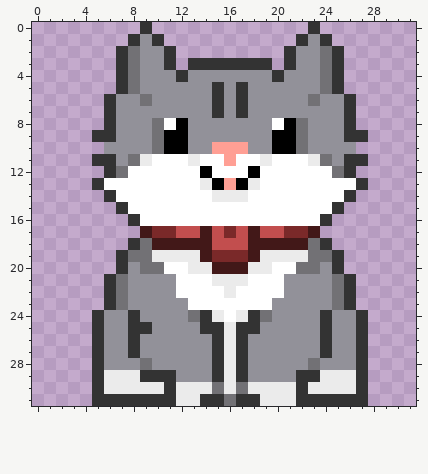
Edited in one commit: pixel-art sprite (Assets/Sprites/gato/Parado_Frente_01.png). Above is the file before it was changed.
The file is 32x32 pixels. Colours within 5 levels of each other are drawn and written as one.
After the commit:
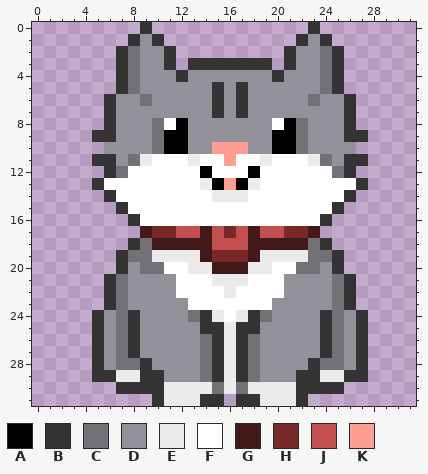
Palette (. is transparent): A #000000  B #333333  C #727175  D #929199  E #ebebeb  F #ffffff  G #421818  H #7a2929  J #c24e4e  K #ff9f94
Diff:
{"y":24,"x":7,"old":"D","new":"C"}
{"y":24,"x":25,"old":"D","new":"C"}
{"y":25,"x":7,"old":"D","new":"C"}
{"y":25,"x":9,"old":"B","new":"D"}
{"y":25,"x":25,"old":"D","new":"C"}
{"y":26,"x":7,"old":"D","new":"C"}
{"y":26,"x":14,"old":"D","new":"C"}
{"y":26,"x":18,"old":"D","new":"C"}
{"y":26,"x":25,"old":"D","new":"C"}
{"y":27,"x":7,"old":"D","new":"C"}
{"y":27,"x":14,"old":"D","new":"C"}
{"y":27,"x":18,"old":"D","new":"C"}
{"y":27,"x":25,"old":"D","new":"C"}
{"y":28,"x":7,"old":"DDC","new":"CCB"}
{"y":28,"x":14,"old":"D","new":"C"}
{"y":28,"x":18,"old":"D","new":"C"}
{"y":28,"x":23,"old":"CDD","new":"BCC"}
{"y":29,"x":6,"old":"E","new":"B"}
{"y":29,"x":11,"old":"B","new":"D"}
{"y":29,"x":14,"old":"D","new":"C"}
{"y":29,"x":18,"old":"D","new":"C"}
{"y":29,"x":26,"old":"E","new":"B"}
{"y":30,"x":5,"old":"BEEEEEB","new":"..BBBBE"}
{"y":30,"x":23,"old":"EEEEB","new":"BBB.."}
{"y":31,"x":5,"old":"BBBBB","new":"....."}
{"y":31,"x":11,"old":"B","new":"E"}
{"y":31,"x":16,"old":"C","new":"."}
{"y":31,"x":23,"old":"BBBBB","new":"....."}
{"label":"changed","picture_box":[92,310,368,406]}
